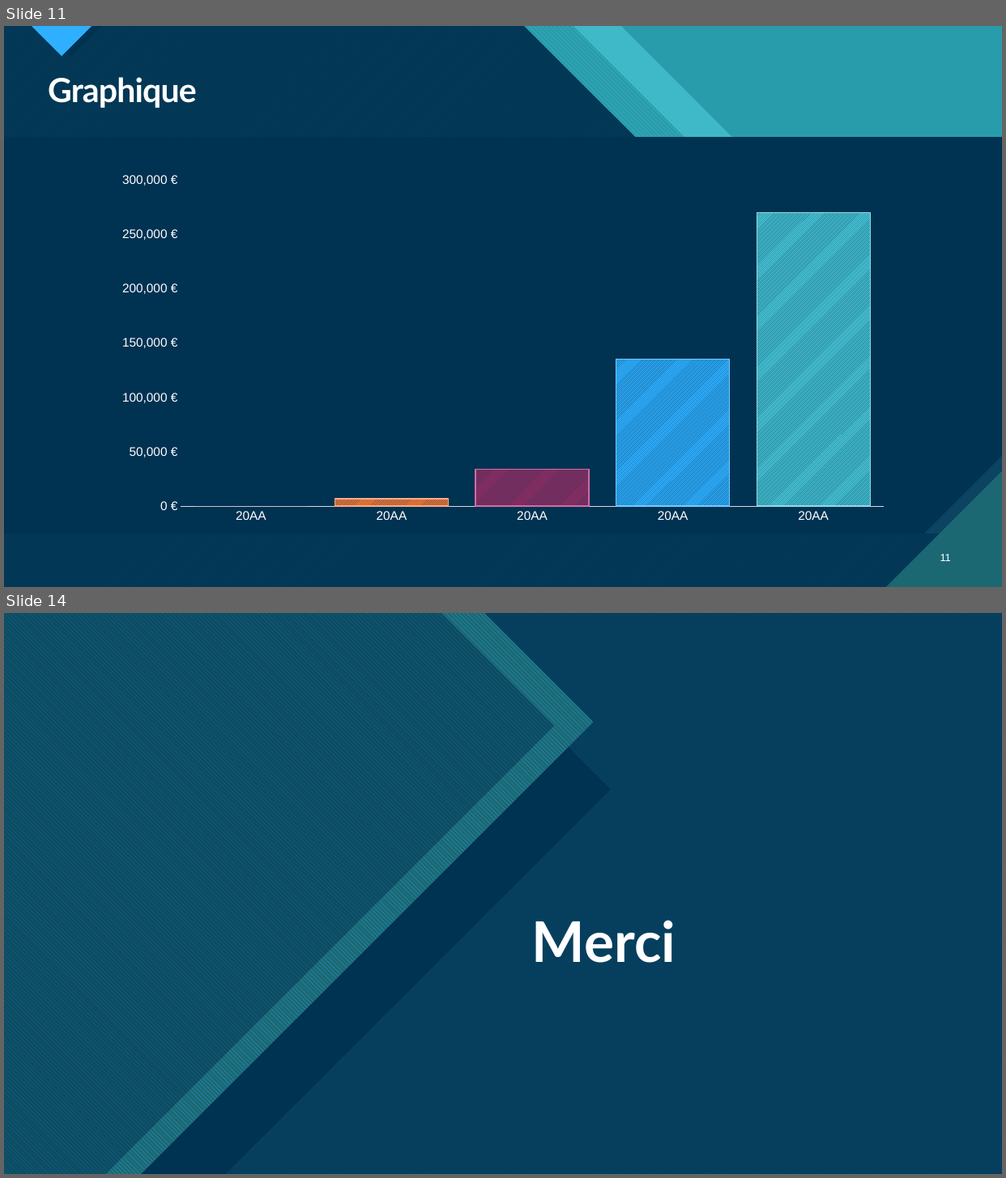
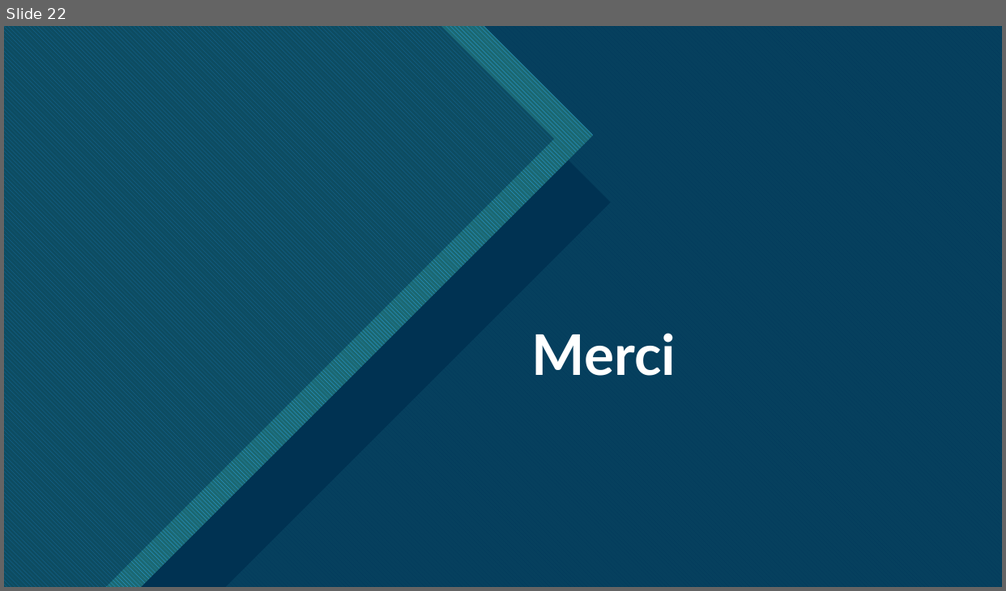
Before and after one commit to MisterSCO/dossier_projet, a slide deck: ressources/Soutenance.pptx. Shown one above the other, each under a label of ours: slides 11 and 14 before the commit, slide 22 after it; the slides between them are not shown. The pictures are 1006x1178 and 1006x591 pixels, drawn with LibreOffice and Linux fonts; fonts in the diff are those of the drawing. Boxes give left, top, right and bottom in pixels: in the first picture for what was removed or moved away, otherwise in the second. Text is boxed around its words. In the diff, an @@ line names an element or a change of style, - is before the commit and + after.

```diff
--- a/ressources/Soutenance.pptx
+++ b/ressources/Soutenance.pptx
@@ slide 11 removed at bbox=[4, 26, 1002, 587], background #47C3D3; not listed: 13 template elements that a slide beside it also shows @@
@@ rectangle removed at bbox=[4, 26, 1002, 587] @@
@@ rectangle removed at bbox=[4, 26, 1002, 587] @@
@@ freeform shape removed at bbox=[4, 26, 1002, 587] @@
@@ freeform shape removed at bbox=[4, 26, 1002, 587] @@
@@ freeform shape removed at bbox=[4, 26, 1002, 587] @@
@@ title removed at bbox=[48, 77, 197, 108] @@
-Graphique
@@ column chart removed at bbox=[107, 166, 900, 530] @@
-categories: 20AA, 20AA, 20AA, 20AA, 20AA
-Series 1: 0, 7000, 34000, 135000, 270000
@@ page number removed at bbox=[940, 554, 951, 561] @@
-11
@@ what was slide 14 is now slide 22 @@
```
Also in this commit, not shown: 2 slides changed, 18 slides added, 10 other slides removed, 44 other files.
